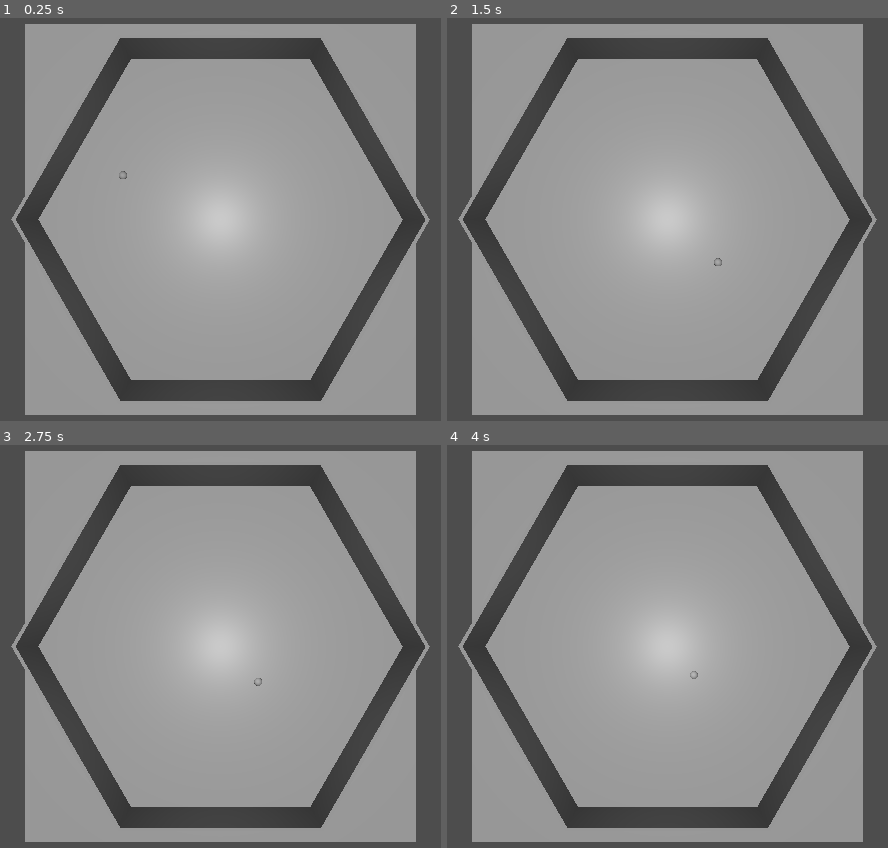
Above: before the commit, frames 1-4 (two rows, left to right).
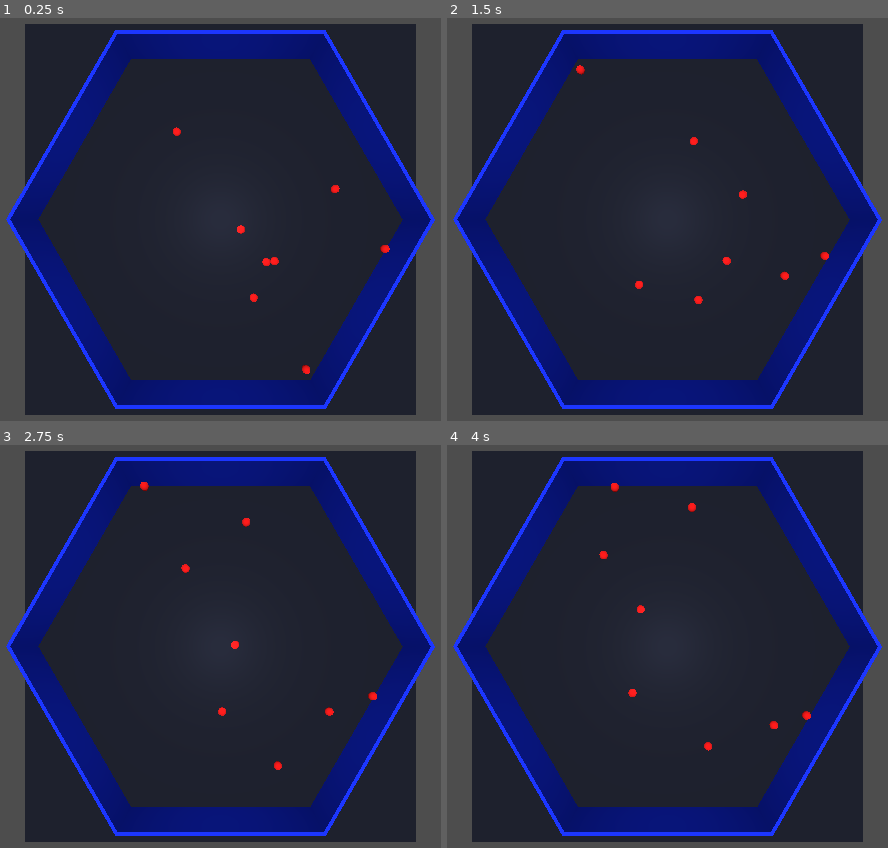
Above: after the commit, the same moments.

Repository: Shahriar-Kariman/ball_escape_game
Game: Godot game, scene res://main.tscn
Two runs of this game, one before a commit and one after it. Both use one fixed random seed, a clock stepped at 60 frames per second and the inputs below.
Inputs:
- Up to frame 1 (0.25 s): no input
- Up to frame 2 (1.5 s): no input
- Up to frame 3 (2.75 s): no input
- Up to frame 4 (4 s): no input

The runs differ from the first frame. In frame 1, 87% of the frame differs, in the area x 1-99%, y 1-99%; in frame 2, 87%; in frame 3, 87%; in frame 4, 87%.

Commit message:
Made the sound cue and materials btu didnt save the materials I also duplicated the balls and tweaked the physics a bit.

Diff:
--- a/ball.tscn
+++ b/ball.tscn
@@ -1,11 +1,16 @@
-[gd_scene load_steps=5 format=3 uid="uid://dtb7hy3hgbl53"]
+[gd_scene load_steps=7 format=3 uid="uid://dtb7hy3hgbl53"]
 
 [ext_resource type="Script" path="res://ball_controller.gd" id="1_e7drf"]
 [ext_resource type="PhysicsMaterial" uid="uid://cxfwwhm2s2j6m" path="res://bounce_mat.tres" id="1_hqvr3"]
+[ext_resource type="AudioStream" uid="uid://v4ms42iqwsun" path="res://mixkit-game-ball-tap-2073.wav" id="3_j1t7s"]
 
 [sub_resource type="SphereShape3D" id="SphereShape3D_u5q3j"]
 
+[sub_resource type="StandardMaterial3D" id="StandardMaterial3D_k05qd"]
+albedo_color = Color(1, 0, 0, 1)
+
 [sub_resource type="SphereMesh" id="SphereMesh_yp7yl"]
+material = SubResource("StandardMaterial3D_k05qd")
 
 [node name="ball" type="RigidBody3D"]
 collision_layer = 2
@@ -23,3 +28,6 @@
 [node name="MeshInstance3D" type="MeshInstance3D" parent="."]
 transform = Transform3D(0.25, 0, 0, 0, 0.25, 0, 0, 0, 0.25, 0, 0, 0)
 mesh = SubResource("SphereMesh_yp7yl")
+
+[node name="AudioStreamPlayer" type="AudioStreamPlayer" parent="."]
+stream = ExtResource("3_j1t7s")
--- a/ball_controller.gd
+++ b/ball_controller.gd
@@ -4,18 +4,25 @@
 	var forceDirection = Vector3(randf_range(-1, 0), 0, randf_range(-1, 0))
 	forceDirection = forceDirection.normalized()
 
-	var forcePower = 1000;
+	var forcePower = 3000;
 	var initForce = forcePower * forceDirection
 
 	#initial push onto the ball in the forceDirection with forcePower
 	$".".apply_force(initForce)
 
-func _physics_process(delta):
+	continuous_cd = true
+
+func _physics_process(_delta):
 	var collidingBodies = $".".get_colliding_bodies()
 	for body in collidingBodies:
 		if not body.is_in_group("ground"):
 			print("sphere collided with %s" % body.name)
+			$AudioStreamPlayer.play()
+	# applying constant force
+	var myVelocity = linear_velocity.normalized()
+	var forcePower = 1
+	apply_force(forcePower * myVelocity)
 
 # Called every frame. 'delta' is the elapsed time since the previous frame.
-func _process(delta):
+func _process(_delta):
 	pass
--- a/bounce_mat.tres
+++ b/bounce_mat.tres
@@ -1,4 +1,5 @@
 [gd_resource type="PhysicsMaterial" format=3 uid="uid://cxfwwhm2s2j6m"]
 
 [resource]
-bounce = 0.59
+friction = 0.5
+bounce = 0.89
--- a/main.tscn
+++ b/main.tscn
@@ -1,9 +1,13 @@
-[gd_scene load_steps=12 format=3 uid="uid://c2dx772rundg8"]
+[gd_scene load_steps=14 format=3 uid="uid://c2dx772rundg8"]
 
 [ext_resource type="PackedScene" uid="uid://dtb7hy3hgbl53" path="res://ball.tscn" id="1_7cn6u"]
 [ext_resource type="PhysicsMaterial" uid="uid://d14cntai86hum" path="res://wall_mat.tres" id="1_kq378"]
 
+[sub_resource type="StandardMaterial3D" id="StandardMaterial3D_dhwsk"]
+albedo_color = Color(0.0235294, 0.180392, 1, 1)
+
 [sub_resource type="BoxMesh" id="BoxMesh_pvgnh"]
+material = SubResource("StandardMaterial3D_dhwsk")
 
 [sub_resource type="BoxShape3D" id="BoxShape3D_lhhao"]
 
@@ -17,16 +21,42 @@
 
 [sub_resource type="BoxShape3D" id="BoxShape3D_r1vw5"]
 
+[sub_resource type="StandardMaterial3D" id="StandardMaterial3D_eumil"]
+albedo_color = Color(0.0392157, 0.0627451, 0.133333, 1)
+
 [sub_resource type="BoxMesh" id="BoxMesh_8mpq8"]
+material = SubResource("StandardMaterial3D_eumil")
 
 [sub_resource type="BoxShape3D" id="BoxShape3D_2npg1"]
 
 [node name="main" type="Node3D"]
 
-[node name="ball" parent="." instance=ExtResource("1_7cn6u")]
-transform = Transform3D(1, 0, 0, 0, 1, 0, 0, 0, 1, 0, 0.125, 0)
+[node name="ball_1" parent="." instance=ExtResource("1_7cn6u")]
+transform = Transform3D(1, 0, 0, 0, 1, 0, 0, 0, 1, 1, 0.3, -1)
+
+[node name="ball_2" parent="." instance=ExtResource("1_7cn6u")]
+transform = Transform3D(1, 0, 0, 0, 1, 0, 0, 0, 1, 1, 0.3, 1)
+
+[node name="ball_3" parent="." instance=ExtResource("1_7cn6u")]
+transform = Transform3D(1, 0, 0, 0, 1, 0, 0, 0, 1, -1, 0.3, 1)
+
+[node name="ball_4" parent="." instance=ExtResource("1_7cn6u")]
+transform = Transform3D(1, 0, 0, 0, 1, 0, 0, 0, 1, -1, 0.3, -1)
+
+[node name="ball_5" parent="." instance=ExtResource("1_7cn6u")]
+transform = Transform3D(1, 0, 0, 0, 1, 0, 0, 0, 1, 2, 0.3, 0)
+
+[node name="ball_6" parent="." instance=ExtResource("1_7cn6u")]
+transform = Transform3D(1, 0, 0, 0, 1, 0, 0, 0, 1, 0, 0.3, -2)
+
+[node name="ball_7" parent="." instance=ExtResource("1_7cn6u")]
+transform = Transform3D(1, 0, 0, 0, 1, 0, 0, 0, 1, -2, 0.3, 0)
+
+[node name="ball_8" parent="." instance=ExtResource("1_7cn6u")]
+transform = Transform3D(1, 0, 0, 0, 1, 0, 0, 0, 1, 0, 0.3, 2)
 
 [node name="hex" type="Node3D" parent="."]
+transform = Transform3D(1, 0, 0, 0, 1.2, 0, 0, 0, 1, 0, 0, 0)
 
 [node name="wall1" type="MeshInstance3D" parent="hex"]
 transform = Transform3D(5.6, 0, 0, 0, 1, 0, 0, 0, 0.1, 0, 0.5, -5)
--- a/wall_mat.tres
+++ b/wall_mat.tres
@@ -1,3 +1,5 @@
 [gd_resource type="PhysicsMaterial" format=3 uid="uid://d14cntai86hum"]
 
 [resource]
+friction = 0.5
+bounce = 0.03
Not shown, added: mixkit-game-ball-tap-2073.wav.import
Not shown, added: mixkit-game-ball-tap-2073.wav
